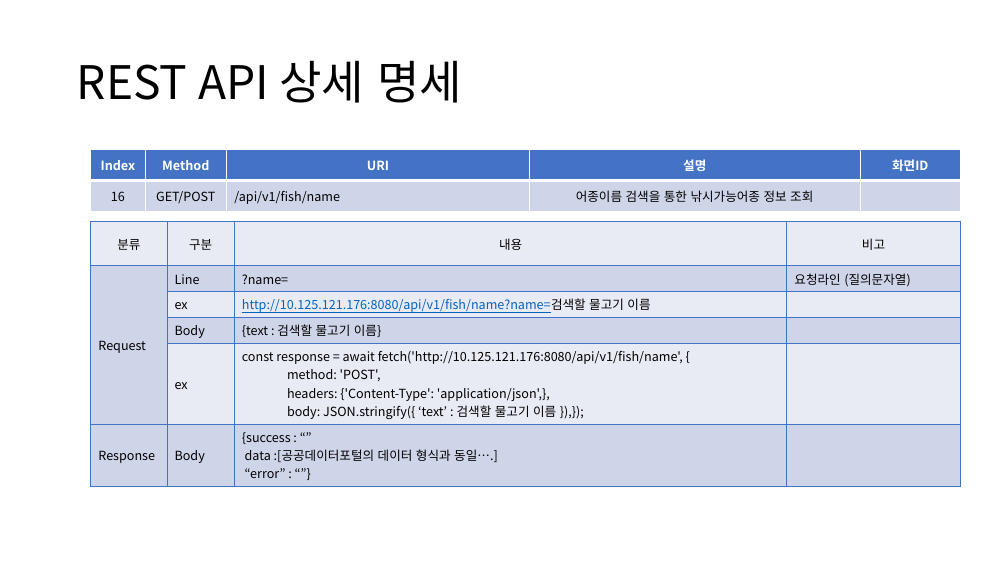
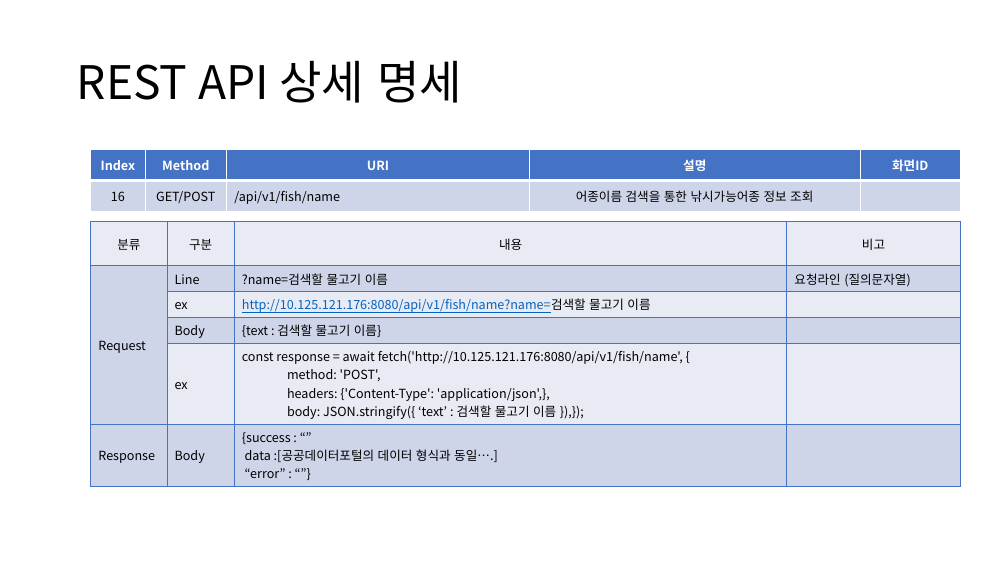
Before and after one commit to sujidaddy/workspace_miniproject, a slide deck: slide 38 of 미니프로젝트계획서제출용.pptx. Drawn at 1008x567 pixels with LibreOffice and Linux fonts; fonts in the diff are those of the drawing. Boxes give left, top, right and bottom in pixels: in the first picture for what was removed or moved away, otherwise in the second. Text is boxed around its words. In the diff, an @@ line names an element or a change of style, - is before the commit and + after.

```diff
--- a/미니프로젝트계획서제출용.pptx
+++ b/미니프로젝트계획서제출용.pptx
@@ table at (91,222,960,482) @@
-row 2, column 3: ?name=
+row 2, column 3: ?name=검색할 물고기 이름
```
Also in this commit, not shown: 15 other slides changed, 38 other files.
